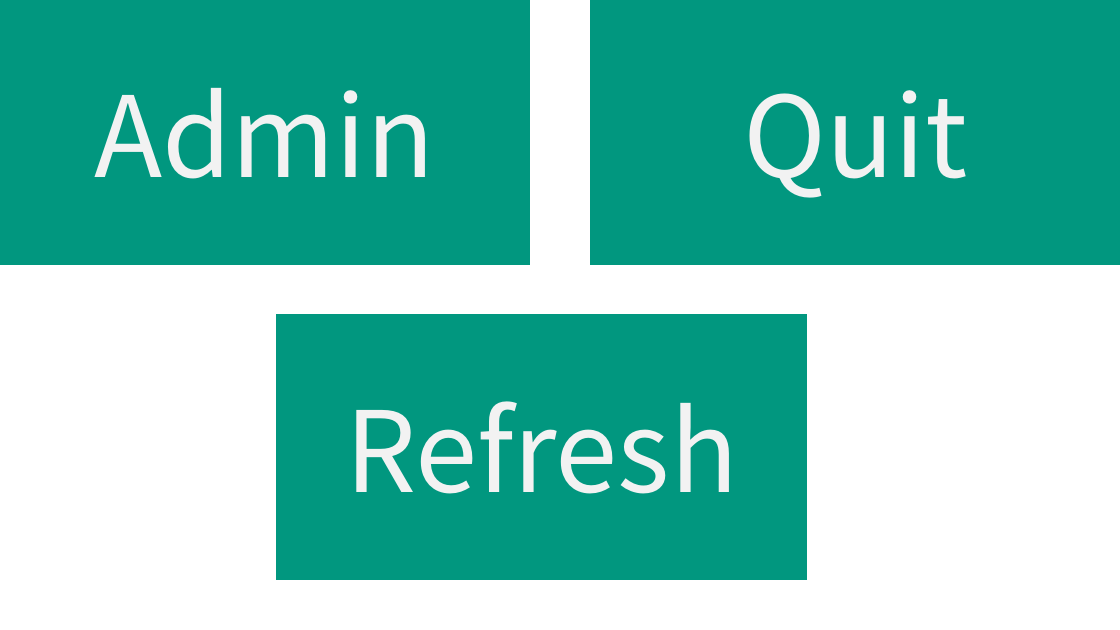
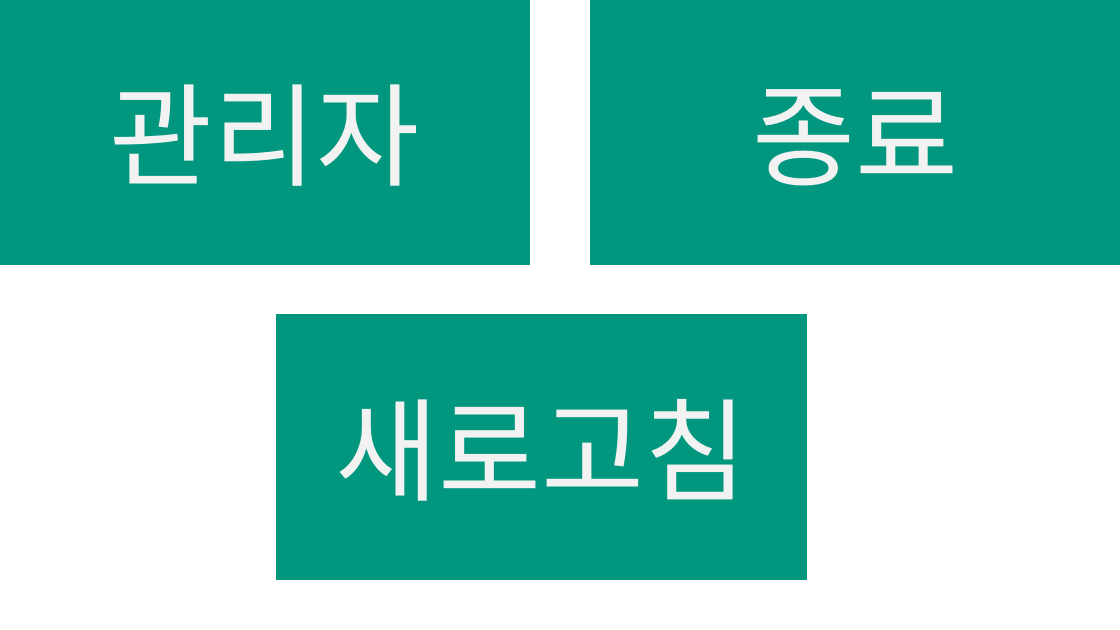
Before and after one commit to znantothelimit/Ecoarium, a slide deck: slide 5 of raspberry_Ecoarium/tkinter_img/ecoarium_imgset.pptx. Drawn at 1120x630 pixels with LibreOffice and Linux fonts; fonts in the diff are those of the drawing. Boxes give left, top, right and bottom in pixels: in the first picture for what was removed or moved away, otherwise in the second. Text is boxed around its words. In the diff, an @@ line names an element or a change of style, - is before the commit and + after.

```diff
--- a/raspberry_Ecoarium/tkinter_img/ecoarium_imgset.pptx
+++ b/raspberry_Ecoarium/tkinter_img/ecoarium_imgset.pptx
@@ text in rectangle at (110,84,419,186): text changed @@
-Admin
+관리자
@@ text in rectangle at (752,89,958,186): text changed @@
-Quit
+종료
@@ text in rectangle at (336,399,748,501): text changed @@
-Refresh
+새로고침
```
Also in this commit, not shown: 3 other slides changed, 10 other files.
